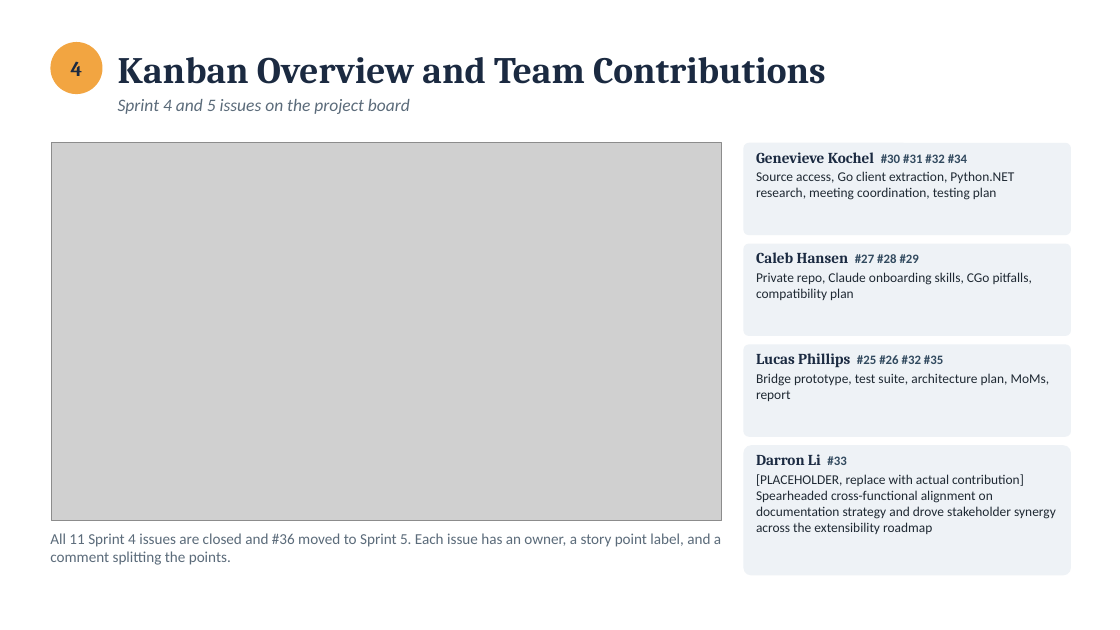
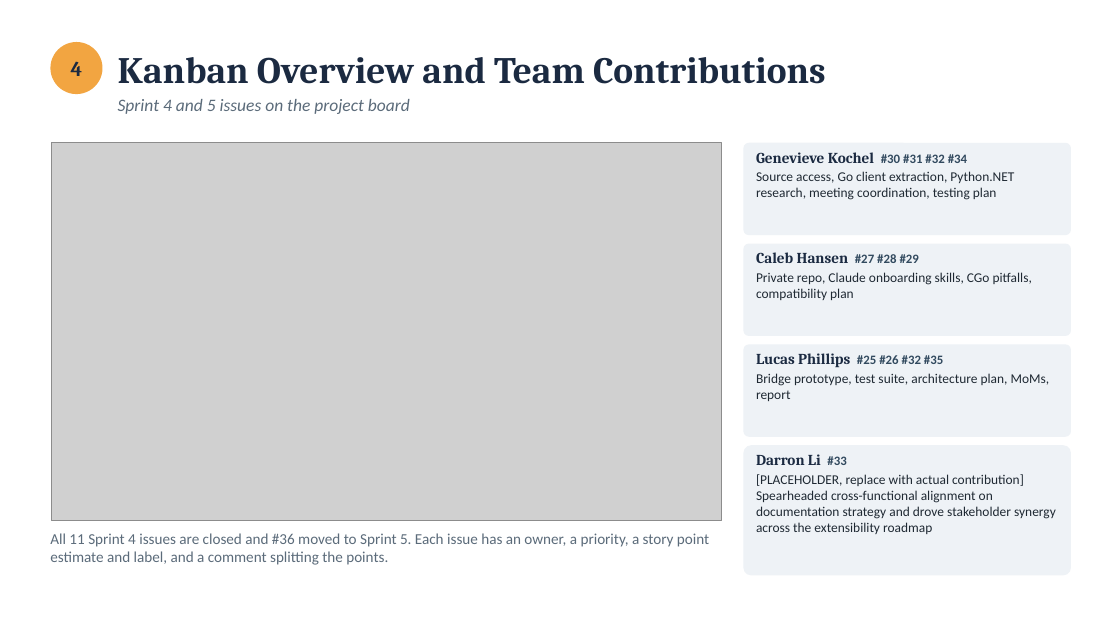
Before and after one commit to calebh13/sel-blueframe-sdk, a slide deck: slide 13 of Sprints/Sprint_4/Sprint 4 Presentation.pptx. Drawn at 1120x630 pixels with LibreOffice and Linux fonts; fonts in the diff are those of the drawing; grey boxes stand for pictures. Boxes give left, top, right and bottom in pixels: in the first picture for what was removed or moved away, otherwise in the second. Text is boxed around its words. In the diff, an @@ line names an element or a change of style, - is before the commit and + after.

Commit message:
Refresh board and MoM screenshots in Sprint 4 slides

```diff
--- a/Sprints/Sprint_4/Sprint 4 Presentation.pptx
+++ b/Sprints/Sprint_4/Sprint 4 Presentation.pptx
@@ text at (x1=50, y1=533, x2=709, y2=565): text changed @@
-All 11 Sprint 4 issues are closed and #36 moved to Sprint 5. Each issue has an owner, a story point label, and a comment splitting the points.
+All 11 Sprint 4 issues are closed and #36 moved to Sprint 5. Each issue has an owner, a priority, a story point estimate and label, and a comment splitting the points.
```
